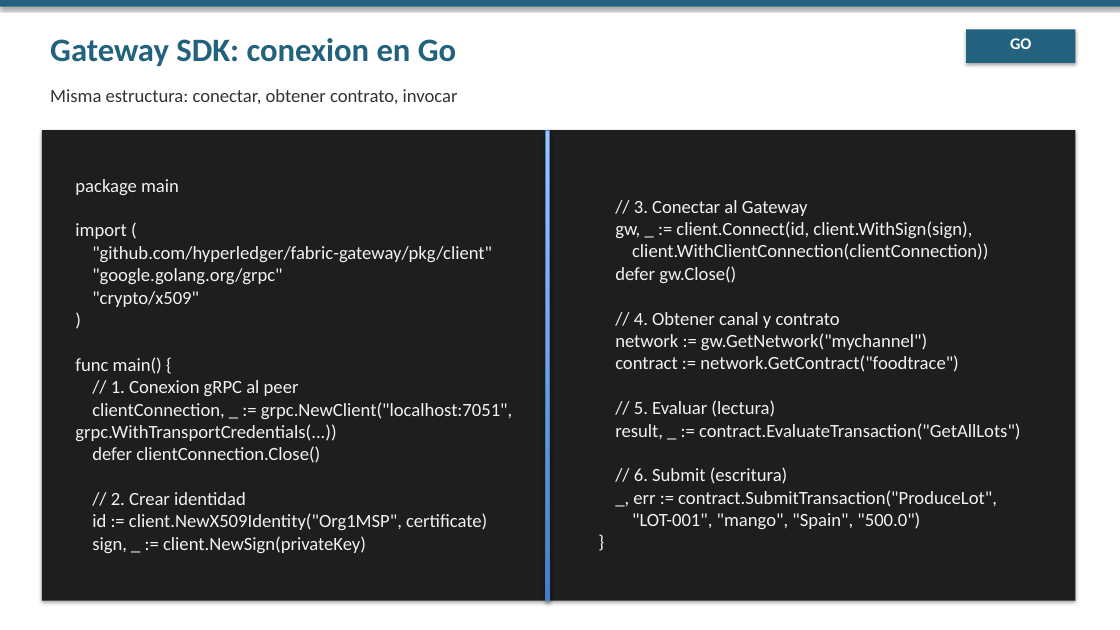
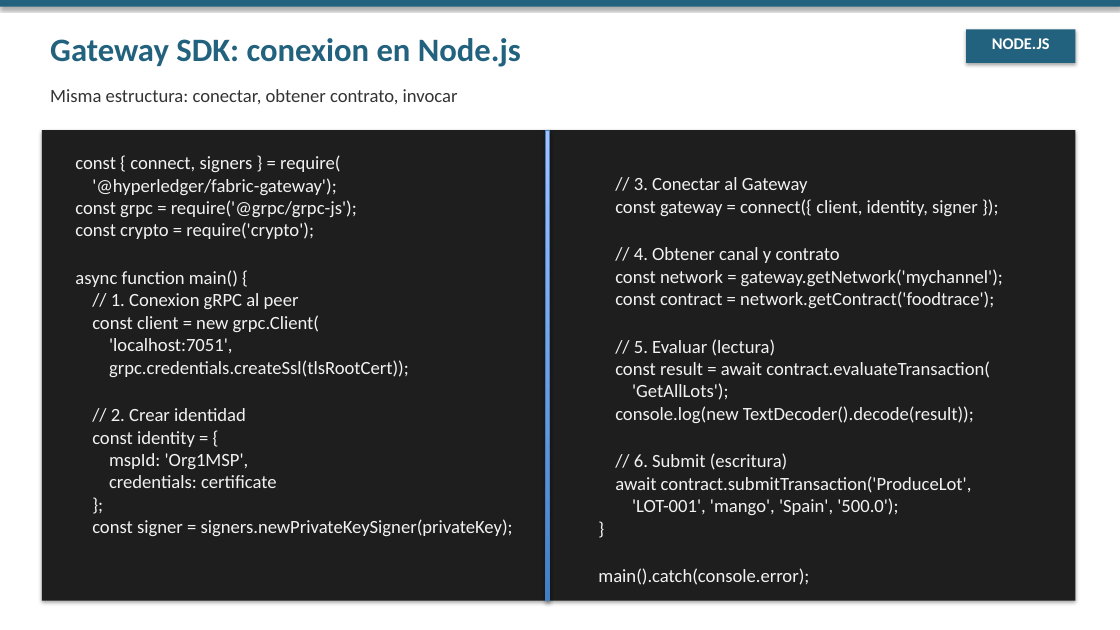
Before and after one commit to jjnieto/fabric, a slide deck: slide 8 of docs/slides/Modulo 4/dia_6.pptx. Drawn at 1120x630 pixels with LibreOffice and Linux fonts; fonts in the diff are those of the drawing. Boxes give left, top, right and bottom in pixels: in the first picture for what was removed or moved away, otherwise in the second. Text is boxed around its words. In the diff, an @@ line names an element or a change of style, - is before the commit and + after.

```diff
--- a/docs/slides/Modulo 4/dia_6.pptx
+++ b/docs/slides/Modulo 4/dia_6.pptx
@@ text at bbox=[50, 38, 521, 67]: text changed @@
-Gateway SDK: conexion en Go
+Gateway SDK: conexion en Node.js
@@ text at bbox=[992, 38, 1050, 49]: text changed @@
-GO
+NODE.JS
@@ text at bbox=[75, 155, 513, 536]: text changed @@
-package main
-import (
-"github.com/hyperledger/fabric-gateway/pkg/client"
-"google.golang.org/grpc"
-"crypto/x509"
-)
-func main() {
-// 1. Conexion gRPC al peer
-clientConnection, _ := grpc.NewClient("localhost:7051", grpc.WithTransportCredentials(...))
-defer clientConnection.Close()
-// 2. Crear identidad
-id := client.NewX509Identity("Org1MSP", certificate)
-sign, _ := client.NewSign(privateKey)
+const { connect, signers } = require(
+'@hyperledger/fabric-gateway');
+const grpc = require('@grpc/grpc-js');
+const crypto = require('crypto');
+async function main() {
+// 1. Conexion gRPC al peer
+const client = new grpc.Client(
+'localhost:7051',
+grpc.credentials.createSsl(tlsRootCert));
+// 2. Crear identidad
+const identity = {
+mspId: 'Org1MSP',
+credentials: certificate
+};
+const signer = signers.newPrivateKeySigner(privateKey);
@@ text at bbox=[615, 177, 1003, 515]: text changed @@
-// 3. Conectar al Gateway
-gw, _ := client.Connect(id, client.WithSign(sign),
-client.WithClientConnection(clientConnection))
-defer gw.Close()
-// 4. Obtener canal y contrato
-network := gw.GetNetwork("mychannel")
-contract := network.GetContract("foodtrace")
-// 5. Evaluar (lectura)
-result, _ := contract.EvaluateTransaction("GetAllLots")
-// 6. Submit (escritura)
-_, err := contract.SubmitTransaction("ProduceLot",
-"LOT-001", "mango", "Spain", "500.0")
-}
+// 3. Conectar al Gateway
+const gateway = connect({ client, identity, signer });
+// 4. Obtener canal y contrato
+const network = gateway.getNetwork('mychannel');
+const contract = network.getContract('foodtrace');
+// 5. Evaluar (lectura)
+const result = await contract.evaluateTransaction(
+'GetAllLots');
+console.log(new TextDecoder().decode(result));
+// 6. Submit (escritura)
+await contract.submitTransaction('ProduceLot',
+'LOT-001', 'mango', 'Spain', '500.0');
+}
+main().catch(console.error);
```
Also in this commit, not shown: 1 other slide changed, 4 slides added, 10 other files.
